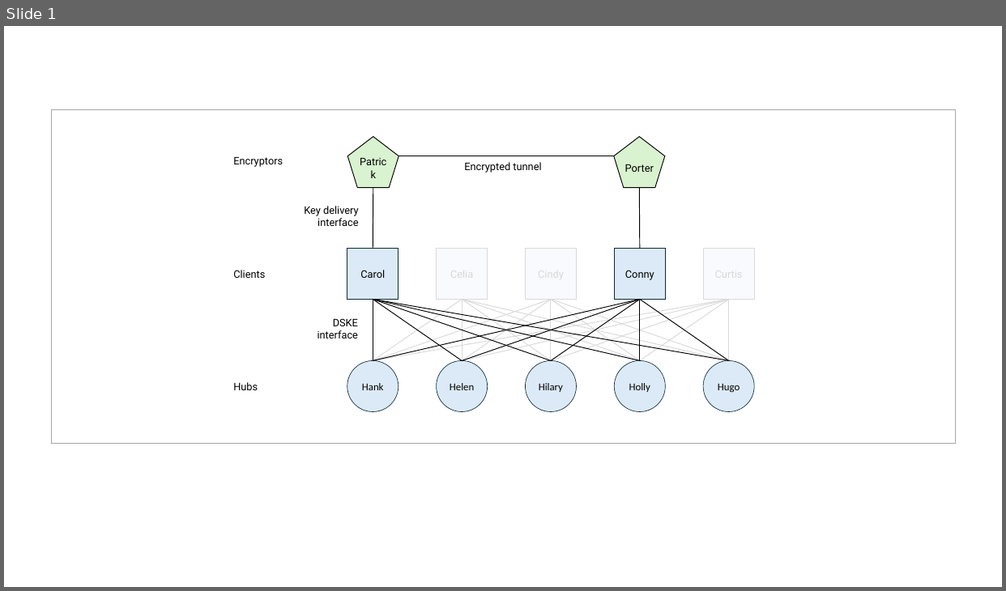
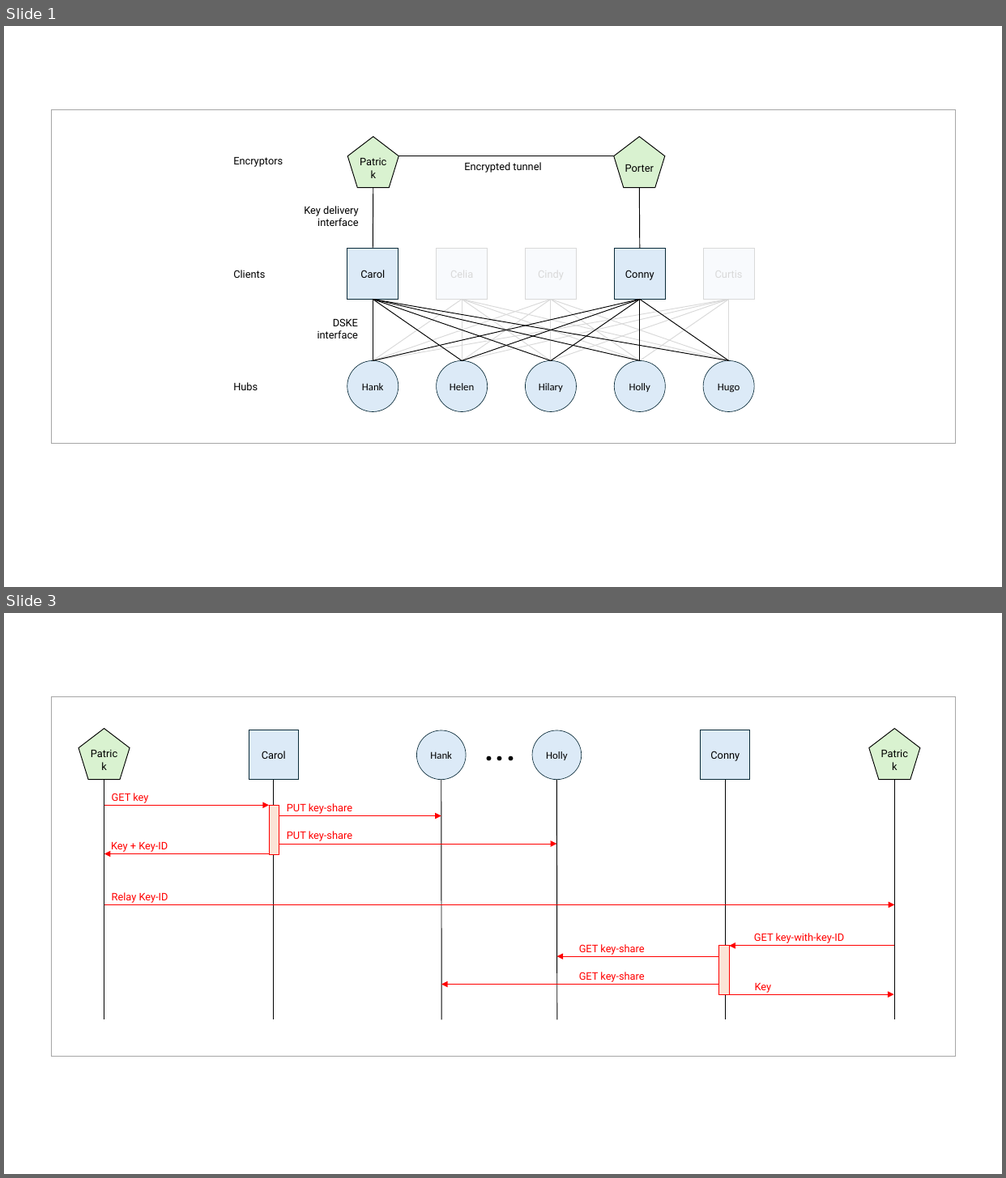
Before and after one commit to brunorijsman/dske-python, a slide deck: docs/figures/figures.pptx. Shown one above the other, each under a label of ours: slide 1 before the commit, slides 1 and 3 after it; the slides between them are not shown. The pictures are 1006x591 and 1006x1178 pixels, drawn with LibreOffice and Linux fonts; fonts in the diff are those of the drawing. Boxes give left, top, right and bottom in pixels: in the first picture for what was removed or moved away, otherwise in the second. Text is boxed around its words. In the diff, an @@ line names an element or a change of style, - is before the commit and + after.

Commit message:
Add Get Key slide to ppt

```diff
--- a/docs/figures/figures.pptx
+++ b/docs/figures/figures.pptx
@@ slide 3 added at (4, 613, 1002, 1174), background #FFFFFF @@
@@ rectangle added at (51, 697, 956, 1057), outline #A6A6A6 0.75 pt @@
@@ pentagon added at (79, 728, 130, 779), fill #D9F2D0, outline #000000 0.75 pt, 10 pt, text #000000 @@
+Patrick
@@ rectangle added at (249, 730, 298, 780), fill #DCEAF7, outline #092A39 0.75 pt, 10 pt, text #000000 @@
+Carol
@@ ellipse added at (416, 730, 466, 780), fill #DCEAF7, outline #092A39 0.5 pt, 10 pt, text #000000 @@
+Hank
@@ text added at (451, 719, 550, 769), 40 pt, text #000000 @@
+...
@@ ellipse added at (533, 730, 582, 780), fill #DCEAF7, outline #092A39 0.5 pt, 10 pt, text #000000 @@
+Holly
@@ rectangle added at (701, 730, 750, 780), fill #DCEAF7, outline #092A39 0.75 pt, 10 pt, text #000000 @@
+Conny
@@ pentagon added at (869, 728, 920, 779), fill #D9F2D0, outline #000000 0.75 pt, 10 pt, text #000000 @@
+Patrick
@@ line added from (104, 780) to (104, 1020), #000000 0.75 pt @@
@@ line added from (274, 780) to (274, 1020), #000000 0.75 pt @@
@@ line added from (441, 780) to (442, 1020), #000000 0.75 pt @@
@@ line added from (557, 780) to (557, 1020), #000000 0.75 pt @@
@@ line added from (726, 780) to (726, 1020), #000000 0.75 pt @@
@@ line added from (895, 780) to (895, 1020), #000000 0.75 pt @@
@@ group added at (104, 793, 557, 855): 4 arrows, 4 texts, 1 rectangle @@
+GET key
+Key + Key-ID
+PUT key-share
+PUT key-share
@@ text added at (112, 892, 168, 903), 10 pt, text #FF0000 @@
+Relay Key-ID
@@ arrow added from (104, 905) to (895, 905), #FF0000 0.75 pt @@
@@ group added at (441, 933, 894, 995): 4 arrows, 4 texts, 1 rectangle @@
+GET key-with-key-ID
+Key
+GET key-share
+GET key-share
```
Also in this commit, not shown: 1 slide changed.
